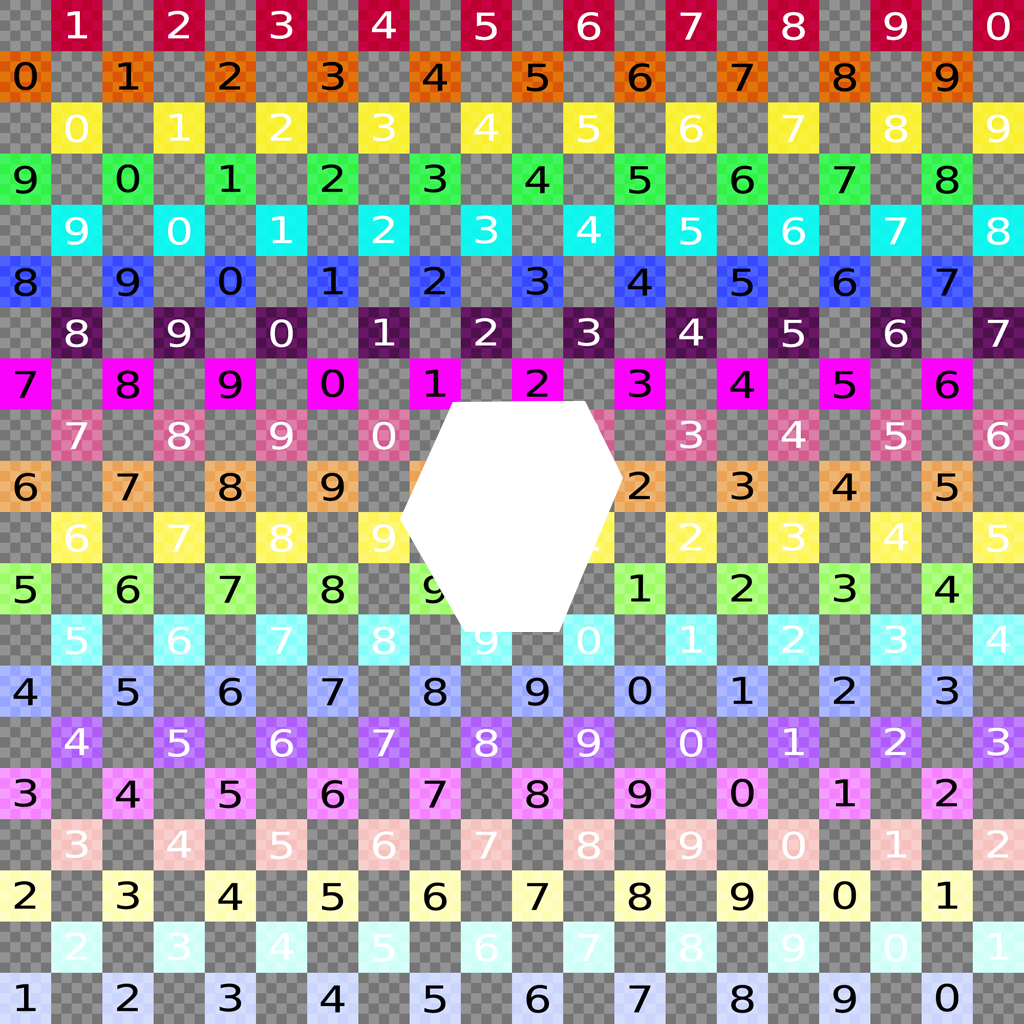
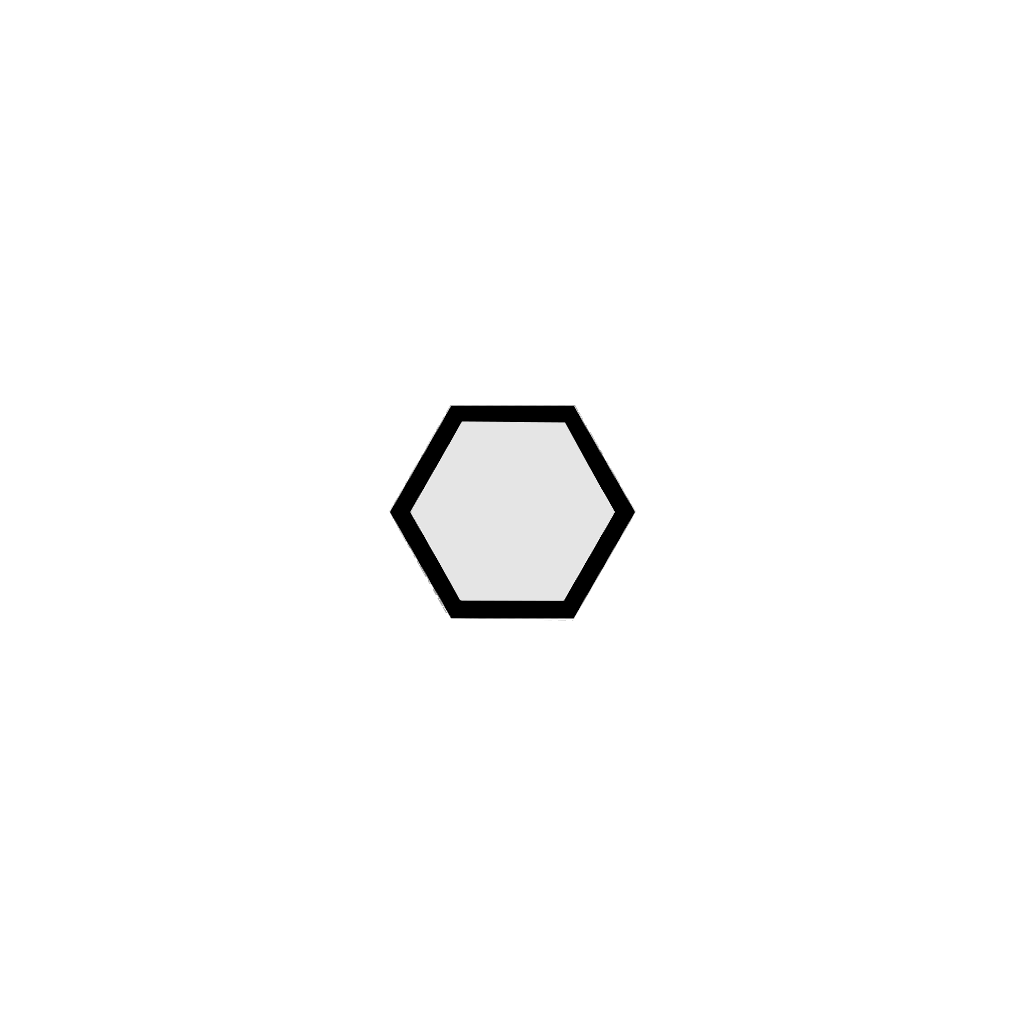
Layer changes from the first 1024x1024 image to the second:
added layer "hexagon.png" above "Background" over [389, 404, 636, 621]
renamed "board-texture.jpg" to "Background", painted on it over [0, 0, 1024, 1024]
